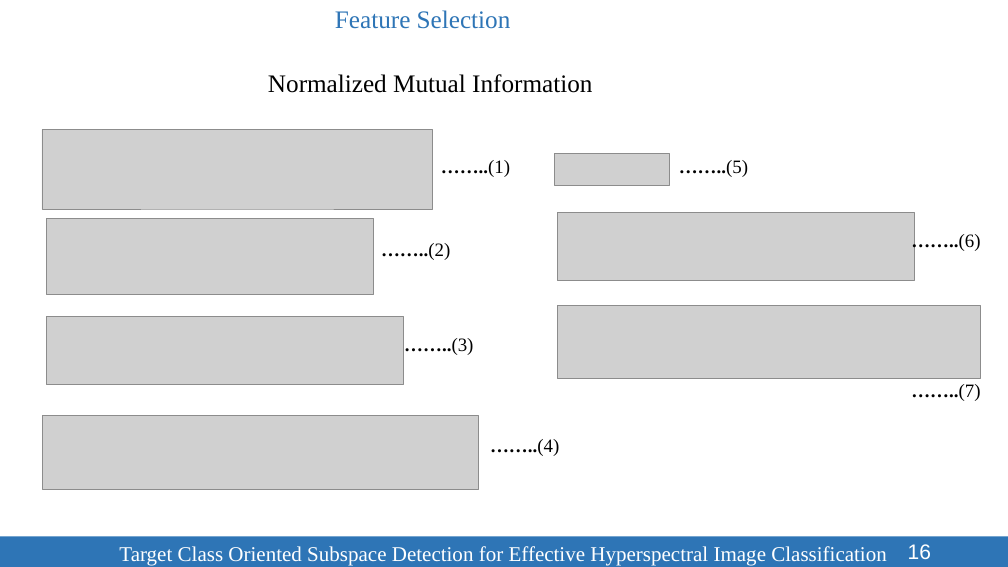
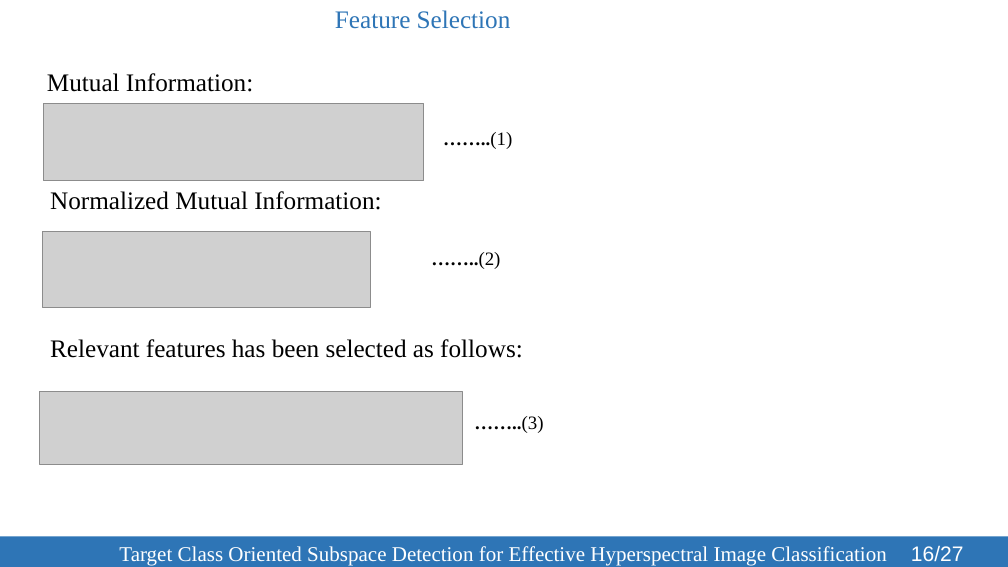
Before and after one commit to SleepyBrain/Remote-Sensing, a slide deck: slide 16 of Presentation/TCOSD-123086.pptx. Drawn at 1008x567 pixels with LibreOffice and Linux fonts; fonts in the diff are those of the drawing; grey boxes stand for pictures; background and template pictures are left out. Boxes give left, top, right and bottom in pixels: in the first picture for what was removed or moved away, otherwise in the second. Text is boxed around its words. In the diff, an @@ line names an element or a change of style, - is before the commit and + after.

```diff
--- a/Presentation/TCOSD-123086.pptx
+++ b/Presentation/TCOSD-123086.pptx
@@ text at box(47, 73, 253, 92): text changed @@
-Normalized Mutual Information
+Mutual Information:
@@ picture: place and size @@
-picture at box(42, 130, 433, 209)
+picture at box(43, 104, 424, 181)
@@ text "……..(1)": place and size @@
-text "……..(1)" at box(441, 160, 510, 177)
+text "……..(1)" at box(443, 132, 512, 149)
@@ picture removed at box(555, 154, 670, 185) @@
@@ text removed at box(679, 160, 748, 177) @@
-……..(5)
@@ text added at box(50, 191, 381, 210), 24 pt, text #000000 @@
+Normalized Mutual Information:
@@ picture: place and size @@
-picture at box(46, 219, 374, 294)
+picture at box(42, 231, 370, 307)
@@ picture removed at box(557, 212, 914, 281) @@
@@ text removed at box(911, 233, 980, 252) @@
-……..(6)
@@ text "……..(2)": place and size @@
-text "……..(2)" at box(381, 243, 450, 260)
+text "……..(2)" at box(431, 252, 500, 269)
@@ picture removed at box(46, 316, 403, 384) @@
@@ picture removed at box(557, 306, 980, 379) @@
@@ text added at box(50, 339, 523, 358), 24 pt, text #000000 @@
+Relevant features has been selected as follows:
@@ text removed at box(911, 384, 980, 401) @@
-……..(7)
@@ picture added at box(39, 392, 462, 465) @@
@@ picture removed at box(43, 416, 479, 489) @@
@@ text "……..(3)": place and size @@
-text "……..(3)" at box(404, 338, 473, 355)
+text "……..(3)" at box(474, 416, 543, 433)
@@ text removed at box(490, 439, 559, 456) @@
-……..(4)
@@ page number at box(911, 545, 964, 561): text changed @@
-16
+16/27
```
Also in this commit, not shown: 16 other slides changed, 1 slide added, 4 other files.
